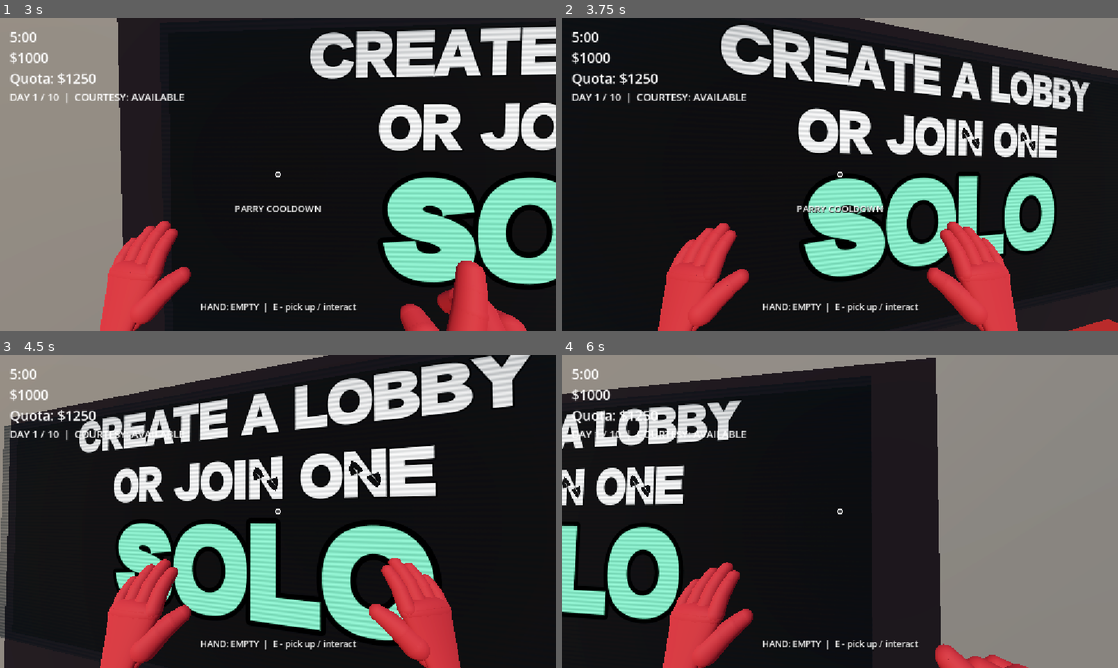
Above: before the commit, frames 1-4 (two rows, left to right).
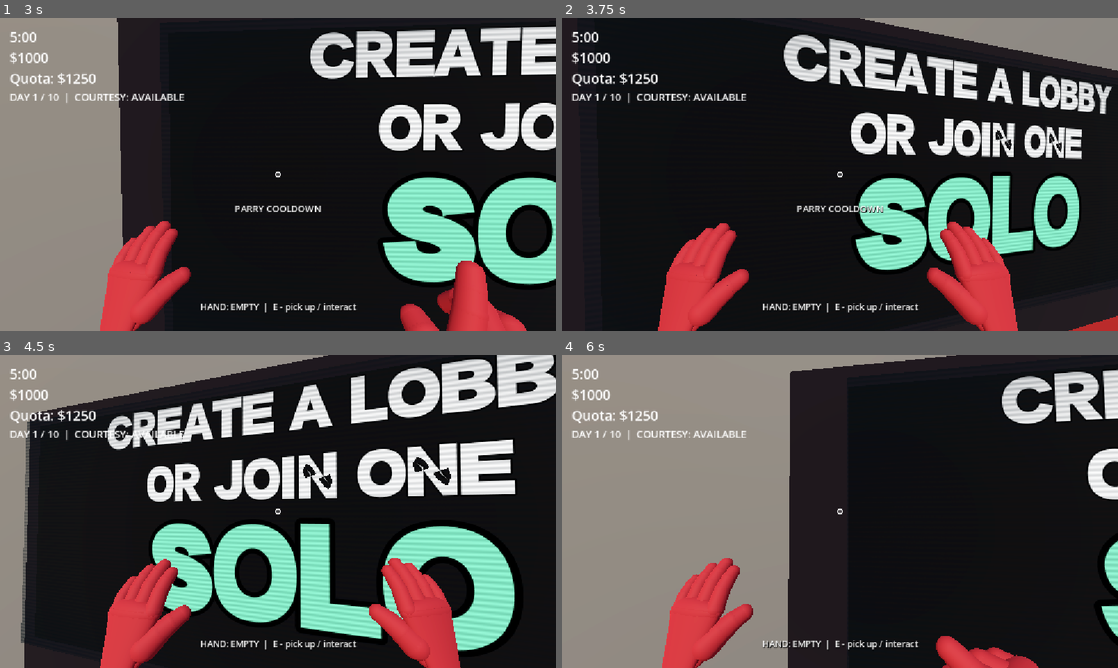
Above: after the commit, the same moments.

Repository: greedisfaust/fowl-play
Game: Godot game, scene res://world.tscn
Same seed, same stepped clock (60 frames per second), same inputs: the game is played once before the commit and once after it.
Inputs (mouse positions are in pixels of both pictures, inside the frame that each line leads up to):
- Up to frame 1 (3 s): tap Enter at 0.5 s; move the mouse to (305, 174) at 0.52 s; hold F (parry) 0.53-1.28 s; hold W (move_forward) from 0.53 s (still down); tap Space (jump) at 0.77, 1.52 s; tap Q (punch) at 0.8, 1.35 s; move the mouse to (250, 174) at 1.27 s; tap F (parry) at 1.55 s; move the mouse to (289, 168) at 2.02 s; hold Q (punch) 2.03-2.78 s; tap G (drop_item) at 2.1 s; move the mouse to (272, 180) at 2.77 s; tap E (grab) at 2.85 s
- Up to frame 2 (3.75 s): keep holding W (move_forward); tap Space (jump) at 3.02, 3.5 s; tap F (parry) at 3.05 s; move the mouse to (878, 177) at 3.52 s; hold F (parry) from 3.53 s (still down)
- Up to frame 3 (4.5 s): keep holding W (move_forward); tap Space (jump) at 3.77 s; tap Q (punch) at 3.8 s; move the mouse to (233, 508) at 4.27 s; release F (parry) at 4.28 s; click (233, 508) at 4.35 s
- Up to frame 4 (6 s): tap Space (jump) at 4.52 s; tap F (parry) at 4.55 s; move the mouse to (845, 511) at 5.02 s; hold Q (punch) 5.03-5.78 s; tap Enter at 5.75 s; move the mouse to (817, 505) at 5.77 s; release W (move_forward) at 5.78 s; hold D (move_right) from 5.78 s (still down); right-click (817, 505) at 5.85 s

Frame 1 is identical in both runs. In frame 2, 17% of the frame differs, in the area x 28-100%, y 2-98%; in frame 3, 29%; in frame 4, 66%, in the area x 0-100%, y 0-100%.

Commit message:
Fix punch/charge/lunge authority flow and limp sync
- punch_request: accept client senders (reject only invalid sender -1)
- Host applies limp physics directly to target's BodyPhys in punch_request
- take_punch: state machine + visuals only, no apply_launch on clients
- Add parry_riposte RPC: host knocks down attacker after successful parry
- start_lunge/is_lunging/lunge_velocity: preserve lunge velocity through
  _physics_process so input can't overwrite it mid-flight
- Host limp sync: update _net_pos/_net_yaw and broadcast _net_state while limp

Test: test_house.tscn 65 checks, 0 failures

Co-Authored-By: Claude Code <noreply@anthropic.com>

Diff:
--- a/dev-fowl-play/player/combat.gd
+++ b/dev-fowl-play/player/combat.gd
@@ -115,8 +115,9 @@
 
 # Limp the target: input locked, host-simulated physical body, can be carried.
 # `direction` and `speed` launch them; `seconds` is how long they stay down.
-# The owner's BodyPhys enters limp mode; authority is suspended while limp so
-# the client cannot fabricate a launch (R3 authority model).
+# The owner's BodyPhys limp mode + launch is applied by player.gd's punch_request
+# on the host (host authority over bodies). This function handles state machine
+# + visuals only: apply_launch is a no-op on clients since they lack authority.
 func apply_ragdoll(direction: Vector3, speed: float, seconds: float) -> void:
 	player_state.transition_to(PlayerState.State.LIMP)
 	player_state.set_limp_phase(PlayerState.LimpPhase.LIMP_GROUND)
@@ -124,14 +125,33 @@
 	# Drop anything being carried before going limp (tell the host to release).
 	if carrier.is_carrying():
 		carrier.request_drop(false)
-	# Launch the body (host-authoritative via BodyPhys).
-	var bp := _body_phys_of(owner)
-	if bp is BodyPhys:
-		bp.set_limp_mode(seconds)
-		bp.apply_launch(direction, speed)
 	# visual slump: look down so the player reads as "downed"
 	if owner.has_node("Head"):
 		(owner.get_node("Head") as Node3D).rotation.x = deg_to_rad(60)
+
+# --- charged-punch lunge (velocity preserved through _physics_process) ---
+
+var _lunge_until := 0.0          # timestamp when lunge expires
+var _lunge_velocity := Vector3.ZERO   # launch velocity for the lunge
+
+## Start a charged-punch lunge: velocity is preserved by player.gd's
+## _physics_process until _lunge_until, so input can't overwrite it.
+func start_lunge(direction: Vector3, speed: float, duration: float) -> void:
+	_lunge_velocity = direction * speed
+	_lunge_until = Time.get_ticks_msec() / 1000.0 + duration
+
+func is_lunging(now: float) -> bool:
+	return now < _lunge_until
+
+func lunge_velocity() -> Vector3:
+	return _lunge_velocity
+
+# Launch the owner with a lunge velocity (charged punch). Deprecated: use
+# start_lunge() instead so velocity survives _physics_process input overwrite.
+func lunge(speed: float) -> void:
+	if owner.has_node("Head"):
+		var dir := -(owner.get_node("Head") as Node3D).global_basis.z
+		start_lunge(dir, speed, 0.5)
 
 # --- helpers ----------------------------------------------------------------
 
@@ -152,11 +172,6 @@
 	return null
 
 
-# Launch the owner with a lunge velocity (charged punch).
-func lunge(speed: float) -> void:
-	if owner.has_node("Head"):
-		velocity_apply(-(owner.get_node("Head") as Node3D).global_basis.z, speed)
-
 # --- host-authoritative punch validation -------------------------------
 
 # Returns (valid: bool, is_charged: bool) after validating reach/state.
--- a/dev-fowl-play/player/player.gd
+++ b/dev-fowl-play/player/player.gd
@@ -273,8 +273,8 @@
 @rpc("any_peer", "call_local", "reliable")
 func punch_request(target_id: int, charge: float) -> void:
 	var sender := multiplayer.get_remote_sender_id()
-	if sender != 0 and sender != 1:
-		return   # only the host may process punch requests
+	if sender == -1:
+		return   # invalid sender (not a real peer)
 	var puncher := _player_node(sender)
 	var target := _player_node(target_id)
 	if puncher == null or target == null:
@@ -297,7 +297,7 @@
 			target_bp.set_limp_mode(0.35)
 	take_punch.rpc_id(target_id, sender, charge, is_charged)
 
-@rpc("authority", "call_local", "reliable")
+@rpc("any_peer", "call_local", "reliable")
 func take_punch(attacker_id: int, _charge: float, is_charged: bool) -> void:
 	var sender := multiplayer.get_remote_sender_id()
 	if sender != 0 and sender != 1:
@@ -314,14 +314,15 @@
 		var direction: Vector3 = (attacker.global_position - global_position).normalized()
 		if direction == Vector3.ZERO:
 			direction = -get_node("Head").global_basis.z
-		combat.apply_ragdoll(direction, 10.0, 2.5)   # attacker ragdolled
+		# Parry success: attacker is knocked down instead (host applies physics via riposte).
+		parry_riposte.rpc_id(1, attacker_id)
 		show_notice("PARRIED!")
 		return
 
 	if is_charged:
-		var attacker := _player_node(int(attacker_id))
-		var from: Vector3 = attacker.global_position if attacker != null else global_position - get_node("Head").global_basis.z
-		combat.apply_ragdoll((global_position - from).normalized(), 14.0, 2.5)
+		state.transition_to(PlayerState.State.LIMP)
+		state.set_limp_phase(PlayerState.LimpPhase.LIMP_GROUND)
+		state.start_limp_timer(PhysicsTuning.LIMP_SECONDS)
 		if GameState.phase == GameState.Phase.DAY:
 			var pct := 5
 			var new_wallet := maxi(0, GameState.wallet - (GameState.wallet * pct / 100.0))
@@ -329,7 +330,10 @@
 			show_notice("SHAKEDOWN - %d%%" % pct)
 		else:
 			show_notice("KNOCKED DOWN")
+		Input.mouse_mode = Input.MOUSE_MODE_VISIBLE
 	else:
+		state.transition_to(PlayerState.State.LIMP)
+		state.set_limp_phase(PlayerState.LimpPhase.LIMP_GROUND)
 		state.start_limp_timer(0.35)
 		Input.mouse_mode = Input.MOUSE_MODE_VISIBLE
 		var attacker := _player_node(int(attacker_id))
@@ -337,6 +341,30 @@
 			var dir: Vector3 = (global_position - attacker.global_position).normalized()
 			_jiggle_velocity = dir * 2.0
 		show_notice("JAB")
+
+# Host applies limp physics to the attacker after a successful parry (knockdown).
+@rpc("any_peer", "call_local", "reliable")
+func parry_riposte(attacker_id: int) -> void:
+	var sender := multiplayer.get_remote_sender_id()
+	if sender != 0 and sender != 1:
+		return   # only the host may process punches
+	var attacker := _player_node(attacker_id)
+	if attacker == null:
+		return
+	var attacker_bp := attacker.get_node_or_null("BodyPhys")
+	if attacker_bp is BodyPhys:
+		var dir: Vector3 = (attacker.global_position - global_position).normalized()
+		if dir == Vector3.ZERO:
+			dir = -get_node("Head").global_basis.z
+		attacker_bp.set_limp_mode(PhysicsTuning.LIMP_SECONDS)
+		attacker_bp.apply_launch(dir, 10.0)
+	var attacker_state = attacker.get("state")
+	if attacker_state != null:
+		attacker_state.transition_to(PlayerState.State.LIMP)
+		attacker_state.set_limp_phase(PlayerState.LimpPhase.LIMP_GROUND)
+		attacker_state.start_limp_timer(PhysicsTuning.LIMP_SECONDS)
+	# No take_punch call here: parry_riposte already applied limp physics +
+	# state directly on the host. The attacker client recovers via limp_recovered.
 
 # Apply limp to this player (called by Combat on the host).
 func apply_ragdoll(direction: Vector3, speed: float, seconds: float) -> void:
@@ -527,6 +555,9 @@
 		if multiplayer.is_server():
 			global_position = body_phys.global_position
 			global_basis = body_phys.global_basis
+			_net_pos = global_position
+			_net_yaw = rotation.y
+			_net_state.rpc(_net_pos, _net_yaw, head.rotation.x)
 			# Limp recovery handled via limp_recovered signal / _process timer.
 			return
 		# Client copy of a limp body: interpolate toward _net_state.
@@ -539,9 +570,12 @@
 			velocity.y = JUMP_VELOCITY
 	else:
 		velocity.y -= GRAVITY * delta
-	# Preserve throw velocity during launch flight; don't overwrite with input.
+	# Preserve charged-punch lunge velocity during flight: input can't overwrite x/z.
 	var now := Time.get_ticks_msec() / 1000.0
-	if not (input_locked or state.is_input_locked()) and now >= (state.limp_timer if state.limp_timer > 0.0 else 0.0):
+	if combat.is_lunging(now):
+		velocity.x = combat.lunge_velocity().x
+		velocity.z = combat.lunge_velocity().z
+	elif not (input_locked or state.is_input_locked()) and now >= (state.limp_timer if state.limp_timer > 0.0 else 0.0):
 		var input_dir := Input.get_vector("move_left", "move_right", "move_forward", "move_back")
 		var direction := (transform.basis * Vector3(input_dir.x, 0, input_dir.y)).normalized()
 		velocity.x = direction.x * SPEED
